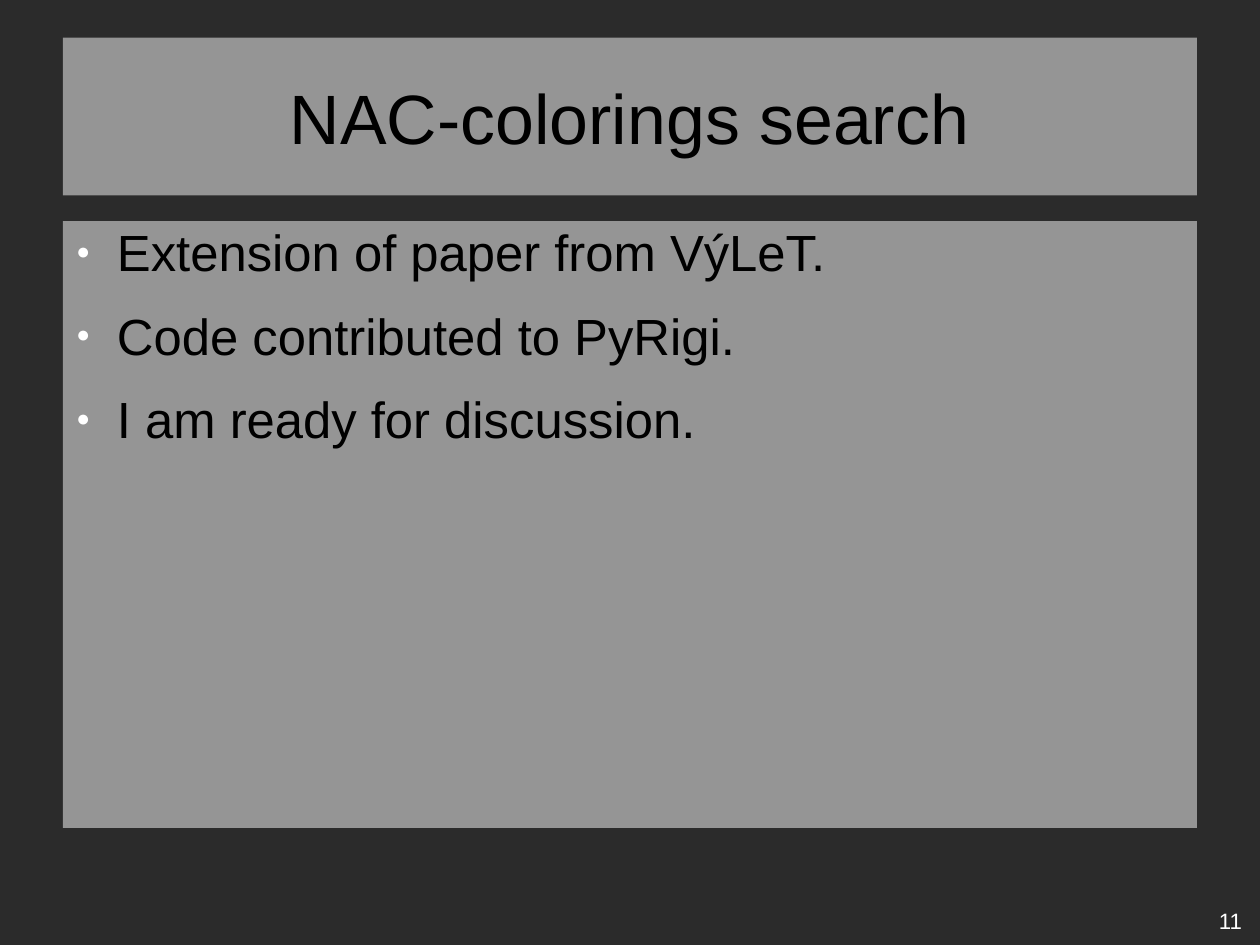
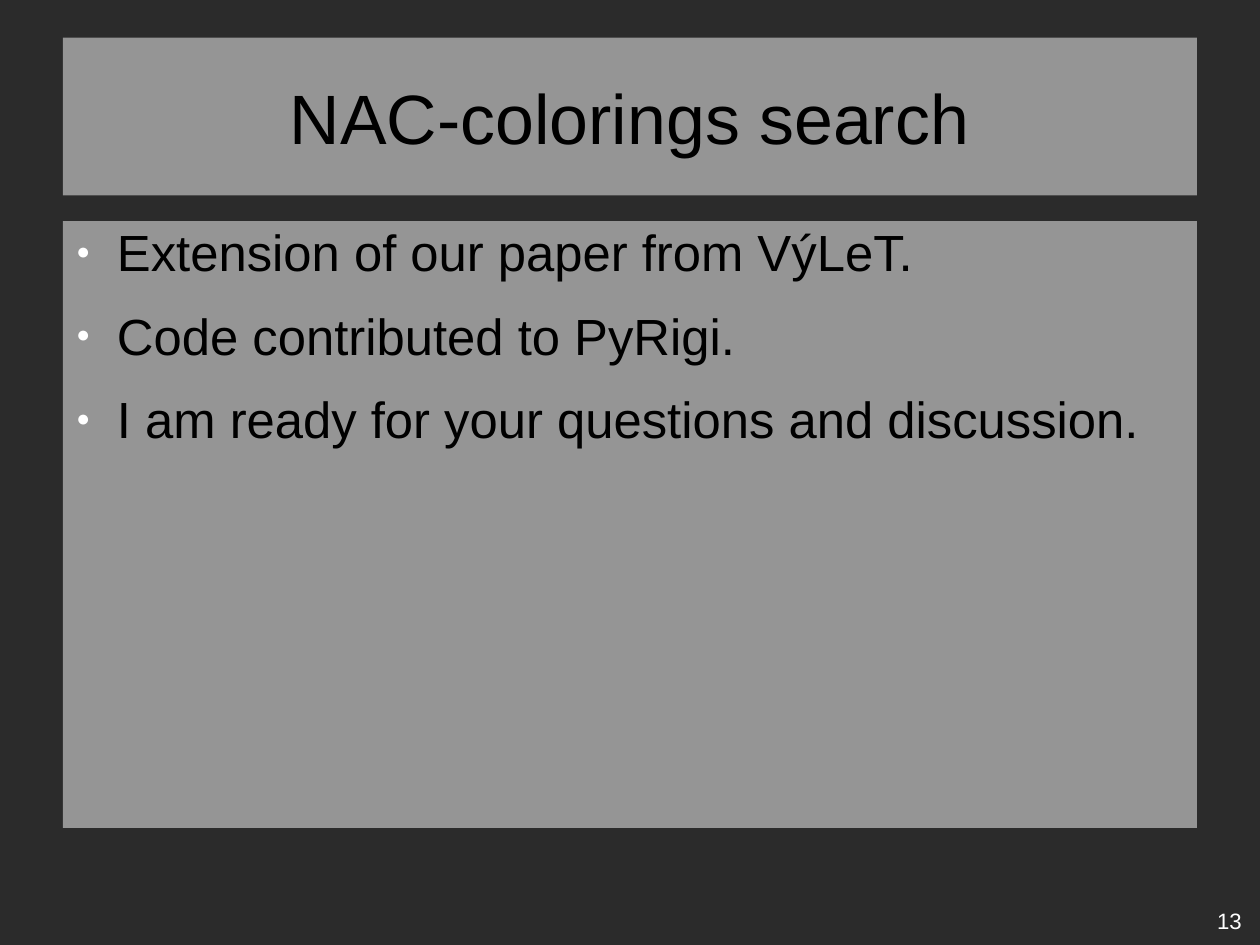
Before and after one commit to Lastaapps/bc_thesis, a slide deck: slide 13 of presentation_01.odp (slide 11 before the commit). Drawn at 1260x945 pixels with LibreOffice and Linux fonts; fonts in the diff are those of the drawing; background and template pictures are left out; a plain dark background stands for a picture behind light text. Boxes give left, top, right and bottom in pixels: in the first picture for what was removed or moved away, otherwise in the second. Text is boxed around its words. In the diff, an @@ line names an element or a change of style, - is before the commit and + after.

```diff
--- a/presentation_01.odp
+++ b/presentation_01.odp
@@ text at bbox=[117, 233, 912, 282]: text changed @@
-● Extension of paper from VýLeT.
+● Extension of our paper from VýLeT.
@@ text at bbox=[117, 401, 1138, 449]: text changed @@
-● I am ready for discussion.
+● I am ready for your questions and discussion.
@@ page number at bbox=[1217, 913, 1242, 930]: text changed @@
-11
+13
```
Also in this commit, not shown: 9 other slides changed, 2 slides added, 12 other files.
